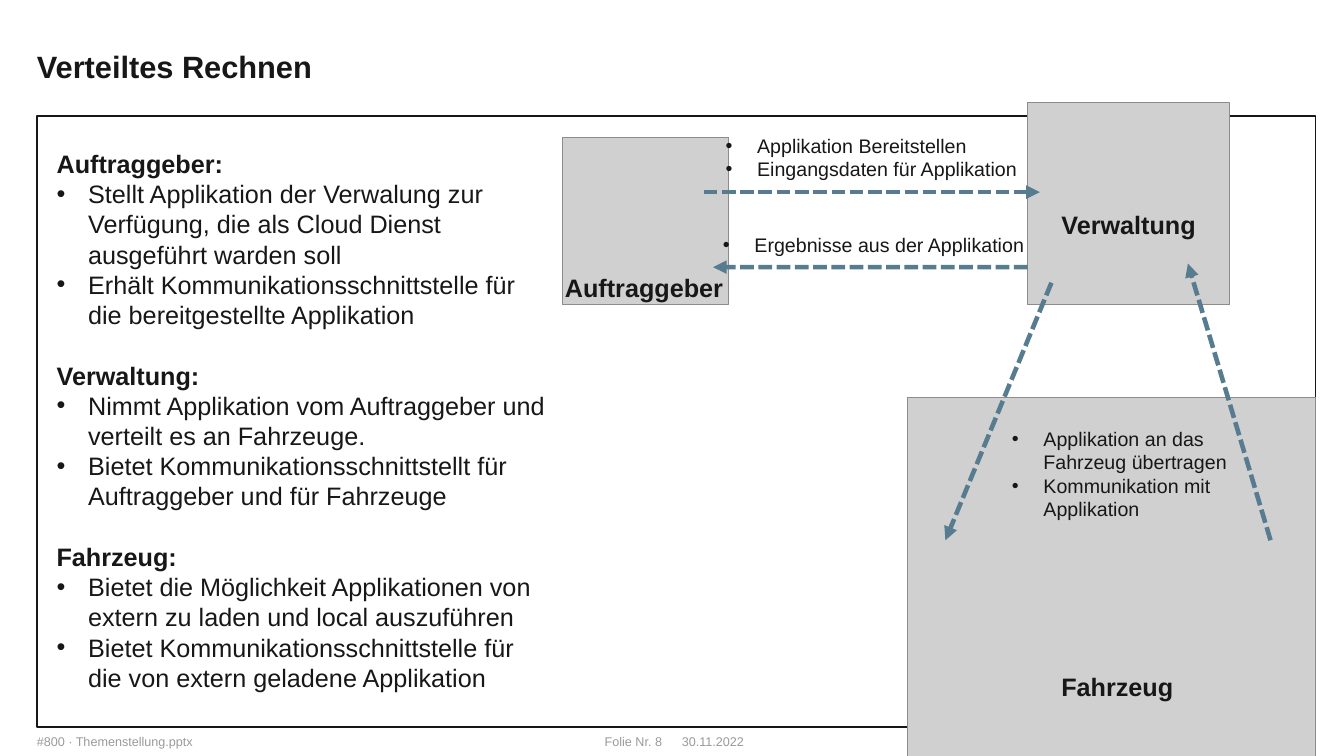
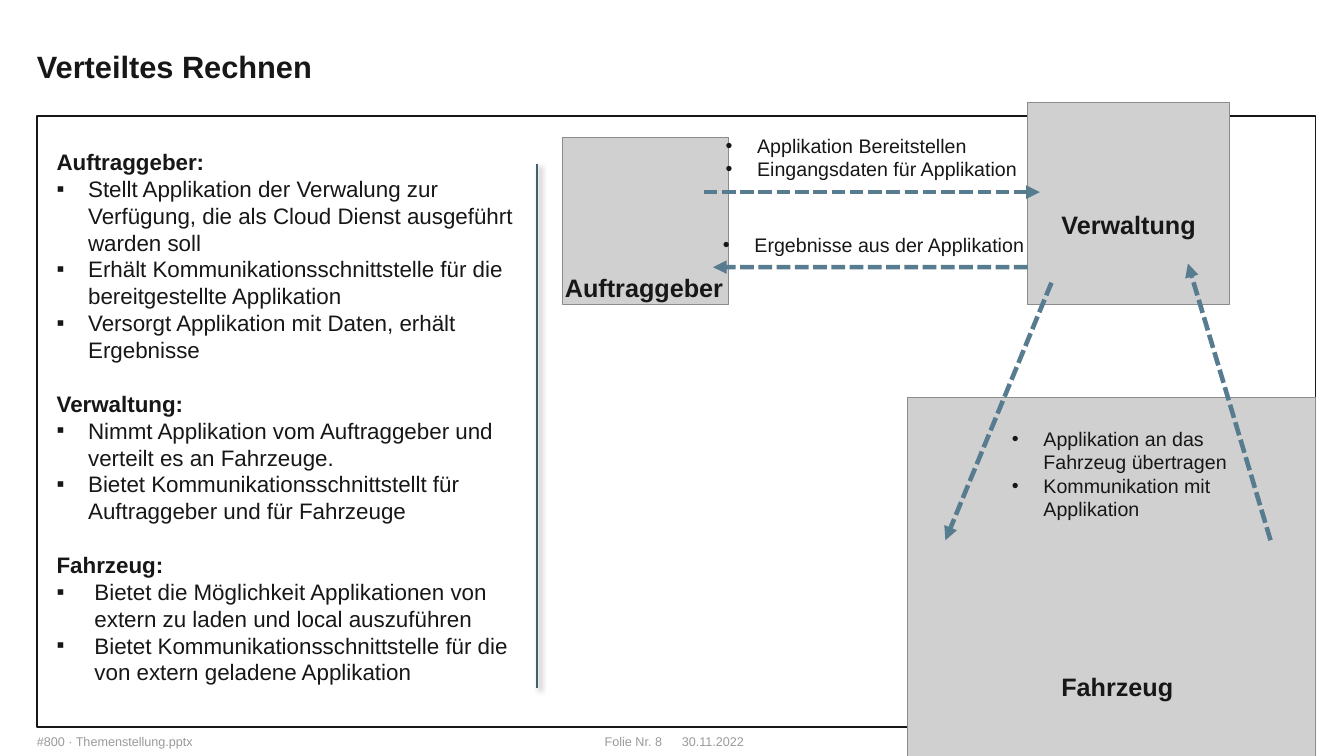
Before and after one commit to WhR4Ven/Diss_Dokument, a slide deck: slide 8 of Vortrag/Themenstellung.pptx. Drawn at 1344x756 pixels with LibreOffice and Linux fonts; fonts in the diff are those of the drawing; grey boxes stand for pictures; background and template pictures are left out. Boxes give left, top, right and bottom in pixels: in the first picture for what was removed or moved away, otherwise in the second. Text is boxed around its words. In the diff, an @@ line names an element or a change of style, - is before the commit and + after.

```diff
--- a/Vortrag/Themenstellung.pptx
+++ b/Vortrag/Themenstellung.pptx
@@ text at <box>57,153,513,685</box>: size 18 to 16 pt; bullet • to ▪ @@
@@ line added from (537, 163) to (537, 688), #445E6D 1.5 pt @@
@@ text at <box>88,314,456,363</box>: paragraph added @@
+▪ Versorgt Applikation mit Daten, erhält Ergebnisse
```
Also in this commit, not shown: 11 other slides changed, 3 slides added, 2 slides removed.
